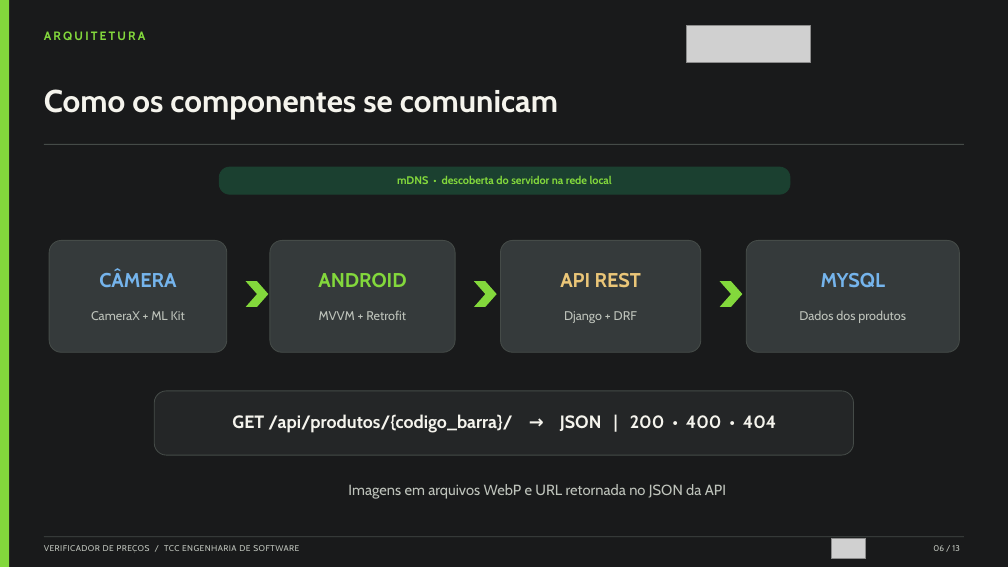
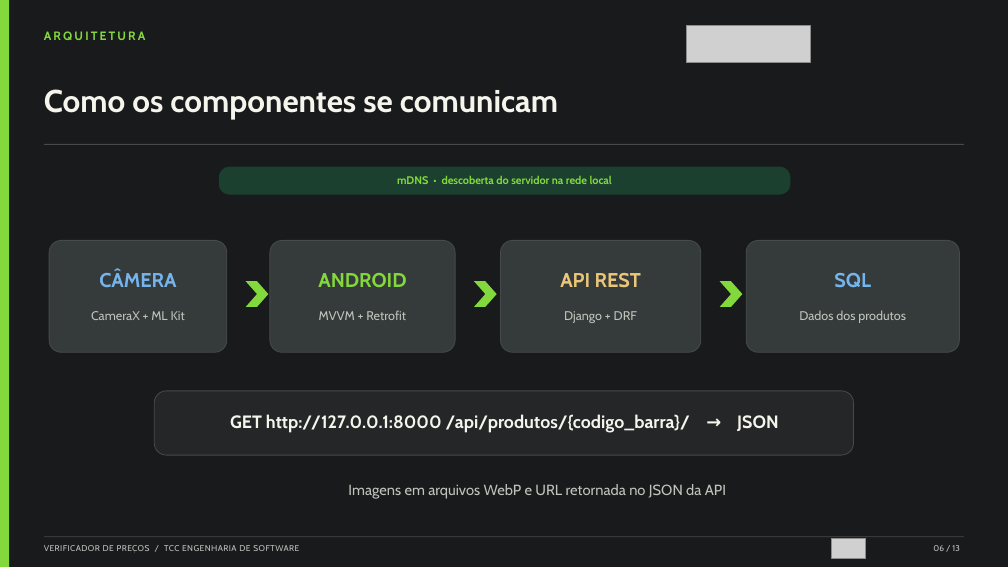
Before and after one commit to marlomlucas/tcc, a slide deck: slide 6 of Docs/Defesa_TCC_Verificador_de_Precos.pptx. Drawn at 1008x567 pixels with LibreOffice and Linux fonts; fonts in the diff are those of the drawing; grey boxes stand for pictures. Boxes give left, top, right and bottom in pixels: in the first picture for what was removed or moved away, otherwise in the second. Text is boxed around its words. In the diff, an @@ line names an element or a change of style, - is before the commit and + after.

```diff
--- a/Docs/Defesa_TCC_Verificador_de_Precos.pptx
+++ b/Docs/Defesa_TCC_Verificador_de_Precos.pptx
@@ text at bbox=[834, 273, 871, 288]: text changed @@
-MYSQL
+SQL
@@ text at bbox=[230, 414, 779, 433]: text changed @@
-GET /api/produtos/{codigo_barra}/ → JSON | 200 • 400 • 404
+GET http://127.0.0.1:8000 /api/produtos/{codigo_barra}/ → JSON
```
Also in this commit, not shown: 3 other slides changed, 1 other file.
